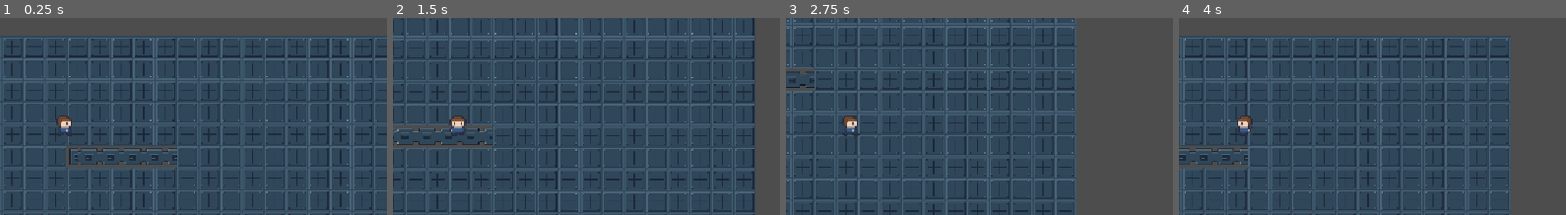
Above: before the commit, frames 1-4 (left to right).
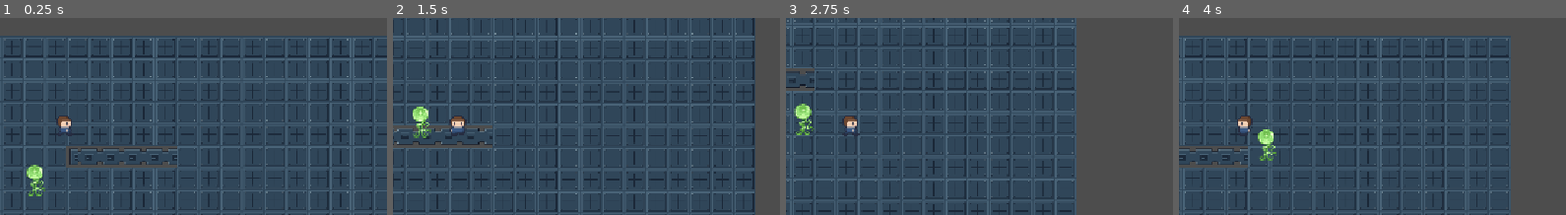
Above: after the commit, the same moments.

Repository: Simi-jpg/codesmelt-jam
Game: Godot game, scene res://scenes/level/dark.tscn
The game is run twice, just before and just after one commit, with the same random seed, the same clock (stepped at 60 frames per second) and the same inputs. The project has no main scene, so this scene is started directly.
Inputs (mouse positions are % of the whole screen's width and height, from its top left):
- Up to frame 1 (0.25 s): no input
- Up to frame 2 (1.5 s): move the mouse to (73, 38) at 0.52 s; hold Right (ui_right) 0.53-1.28 s; click (73, 38) at 0.67 s; move the mouse to (31, 50) at 1.27 s; hold Down (ui_down) from 1.28 s (still down)
- Up to frame 3 (2.75 s): move the mouse to (61, 19) at 2.02 s; release Down (ui_down) at 2.03 s; hold Right (ui_right) from 2.03 s (still down)
- Up to frame 4 (4 s): move the mouse to (46, 66) at 2.77 s; release Right (ui_right) at 2.78 s; hold Up (ui_up) 2.78-3.53 s; click (46, 66) at 2.92 s; move the mouse to (81, 61) at 3.52 s; hold Left (ui_left) from 3.53 s (still down)
The pictures show only the part of the screen within x 42-92%, y 16-66%; the shares and areas given below are measured in that part.

The runs differ from the first frame. In frame 1, 0.5% of the frame differs, in the area x 6-12%, y 74-91%; in frame 2, 0.5%, in the area x 5-10%, y 45-61%; in frame 3, 0.5%; in frame 4, 0.5%.

Commit message:
Reusable health component

Diff:
--- /dev/null
+++ b/project-red-gem/scenes/character/glowy-alien.tscn
@@ -0,0 +1,99 @@
+[gd_scene format=3 uid="uid://bmfarogbqch1t"]
+
+[ext_resource type="Script" uid="uid://dvhql71agmd5u" path="res://scripts/glowy_alien.gd" id="1_543gv"]
+[ext_resource type="Texture2D" uid="uid://blftoj46whjye" path="res://sprites/aliens/glowy.png" id="2_qwd3n"]
+
+[sub_resource type="AtlasTexture" id="AtlasTexture_w5lni"]
+atlas = ExtResource("2_qwd3n")
+region = Rect2(0, 0, 64, 64)
+
+[sub_resource type="AtlasTexture" id="AtlasTexture_0ttpv"]
+atlas = ExtResource("2_qwd3n")
+region = Rect2(64, 0, 64, 64)
+
+[sub_resource type="AtlasTexture" id="AtlasTexture_1pjhe"]
+atlas = ExtResource("2_qwd3n")
+region = Rect2(128, 0, 64, 64)
+
+[sub_resource type="AtlasTexture" id="AtlasTexture_l75e8"]
+atlas = ExtResource("2_qwd3n")
+region = Rect2(0, 64, 64, 64)
+
+[sub_resource type="AtlasTexture" id="AtlasTexture_euyaj"]
+atlas = ExtResource("2_qwd3n")
+region = Rect2(64, 64, 64, 64)
+
+[sub_resource type="AtlasTexture" id="AtlasTexture_5nav7"]
+atlas = ExtResource("2_qwd3n")
+region = Rect2(128, 64, 64, 64)
+
+[sub_resource type="AtlasTexture" id="AtlasTexture_lbknt"]
+atlas = ExtResource("2_qwd3n")
+region = Rect2(0, 128, 64, 64)
+
+[sub_resource type="AtlasTexture" id="AtlasTexture_mg4rt"]
+atlas = ExtResource("2_qwd3n")
+region = Rect2(64, 128, 64, 64)
+
+[sub_resource type="AtlasTexture" id="AtlasTexture_dxjlm"]
+atlas = ExtResource("2_qwd3n")
+region = Rect2(128, 128, 64, 64)
+
+[sub_resource type="SpriteFrames" id="SpriteFrames_0cnue"]
+animations = [{
+"frames": [{
+"duration": 1.0,
+"texture": SubResource("AtlasTexture_w5lni")
+}, {
+"duration": 1.0,
+"texture": SubResource("AtlasTexture_0ttpv")
+}, {
+"duration": 1.0,
+"texture": SubResource("AtlasTexture_1pjhe")
+}],
+"loop": 1,
+"name": &"idle",
+"speed": 5.0
+}, {
+"frames": [{
+"duration": 1.0,
+"texture": SubResource("AtlasTexture_l75e8")
+}, {
+"duration": 1.0,
+"texture": SubResource("AtlasTexture_euyaj")
+}, {
+"duration": 1.0,
+"texture": SubResource("AtlasTexture_5nav7")
+}],
+"loop": 1,
+"name": &"move_left",
+"speed": 5.0
+}, {
+"frames": [{
+"duration": 1.0,
+"texture": SubResource("AtlasTexture_lbknt")
+}, {
+"duration": 1.0,
+"texture": SubResource("AtlasTexture_mg4rt")
+}, {
+"duration": 1.0,
+"texture": SubResource("AtlasTexture_dxjlm")
+}],
+"loop": 1,
+"name": &"move_right",
+"speed": 5.0
+}]
+
+[sub_resource type="CircleShape2D" id="CircleShape2D_0cnue"]
+
+[node name="GlowyAlien" type="CharacterBody2D" unique_id=506719437]
+script = ExtResource("1_543gv")
+
+[node name="Glowy" type="AnimatedSprite2D" parent="." unique_id=1330441569]
+sprite_frames = SubResource("SpriteFrames_0cnue")
+animation = &"move_right"
+frame_progress = 0.93311185
+
+[node name="CollisionShape2D" type="CollisionShape2D" parent="." unique_id=539394300]
+position = Vector2(0, 12)
+shape = SubResource("CircleShape2D_0cnue")
--- a/project-red-gem/scenes/character/player.tscn
+++ b/project-red-gem/scenes/character/player.tscn
@@ -2,6 +2,7 @@
 
 [ext_resource type="Script" uid="uid://1svp5tdrg8ci" path="res://scripts/player.gd" id="1_tum32"]
 [ext_resource type="Texture2D" uid="uid://bsfr3m68usbip" path="res://sprites/tiny-pilot.png" id="1_vt0b6"]
+[ext_resource type="Script" uid="uid://blq850lrjhjdq" path="res://scripts/health_component.gd" id="3_0vjlc"]
 
 [sub_resource type="AtlasTexture" id="AtlasTexture_xub24"]
 atlas = ExtResource("1_vt0b6")
@@ -127,3 +128,7 @@
 
 [node name="CollisionShape2D" type="CollisionShape2D" parent="." unique_id=312236378]
 shape = SubResource("CircleShape2D_1mg7i")
+
+[node name="HealthComponent" type="Node" parent="." unique_id=1091324873]
+script = ExtResource("3_0vjlc")
+metadata/_custom_type_script = "uid://blq850lrjhjdq"
--- a/project-red-gem/scenes/level/dark.tscn
+++ b/project-red-gem/scenes/level/dark.tscn
@@ -2,6 +2,7 @@
 
 [ext_resource type="Texture2D" uid="uid://iq44r7inac43" path="res://tilesets/orbital_oupost_tileset.png" id="1_v6lnm"]
 [ext_resource type="PackedScene" uid="uid://bkn3q84g6m28" path="res://scenes/character/player.tscn" id="2_rij2t"]
+[ext_resource type="PackedScene" uid="uid://bmfarogbqch1t" path="res://scenes/character/glowy-alien.tscn" id="3_rij2t"]
 
 [sub_resource type="TileSetAtlasSource" id="TileSetAtlasSource_6y26k"]
 texture = ExtResource("1_v6lnm")
@@ -131,3 +132,6 @@
 [node name="CanvasModulate" type="CanvasModulate" parent="." unique_id=1516921600]
 visible = false
 color = Color(0, 0, 0, 1)
+
+[node name="GlowyAlien" parent="." unique_id=506719437 instance=ExtResource("3_rij2t")]
+position = Vector2(516, 225)
--- /dev/null
+++ b/project-red-gem/scripts/glowy_alien.gd
@@ -0,0 +1,11 @@
+extends CharacterBody2D
+
+@onready var player: CharacterBody2D = $"../Player"
+
+@export var speed: float = 100.0
+
+func _physics_process(delta):
+	if player:
+		var direction = global_position.direction_to(player.global_position)
+		velocity = direction * speed
+		move_and_slide()
--- /dev/null
+++ b/project-red-gem/scripts/health_component.gd
@@ -0,0 +1,34 @@
+
+extends Node
+class_name HealthComponent
+
+@export var max_health: int = 100
+
+var current_health: int
+
+signal health_changed(current_health: int, max_health: int)
+signal died
+
+func _ready():
+	current_health = max_health
+	health_changed.emit(current_health, max_health)
+
+func take_damage(amount: int):
+	if current_health <= 0:
+		return
+
+	current_health = max(current_health - amount, 0)
+	health_changed.emit(current_health, max_health)
+
+	if current_health <= 0:
+		died.emit()
+
+func heal(amount: int):
+	if current_health <= 0:
+		return
+
+	current_health = min(current_health + amount, max_health)
+	health_changed.emit(current_health, max_health)
+
+func is_dead() -> bool:
+	return current_health <= 0
--- a/project-red-gem/scripts/player.gd
+++ b/project-red-gem/scripts/player.gd
@@ -4,8 +4,12 @@
 @export var speed: float = 150.0
 
 @onready var animated_sprite: AnimatedSprite2D = $AnimatedSprite2D
+@onready var health = $HealthComponent
 
 var last_direction: String = "down"
+
+func _ready():
+	health.died.connect(_on_died)
 
 func _physics_process(delta: float) -> void:
 	var direction = Input.get_vector(
@@ -34,3 +38,7 @@
 			last_direction = "up"
 
 	animated_sprite.play(last_direction)
+
+
+func _on_died():
+	print("DEAD")
Not shown, added: project-red-gem/scripts/glowy_alien.gd.uid
Not shown, added: project-red-gem/scripts/health_component.gd.uid
Binary file added: project-red-gem/sprites/aliens/glowy.png
Not shown, added: project-red-gem/sprites/aliens/glowy.png.import
